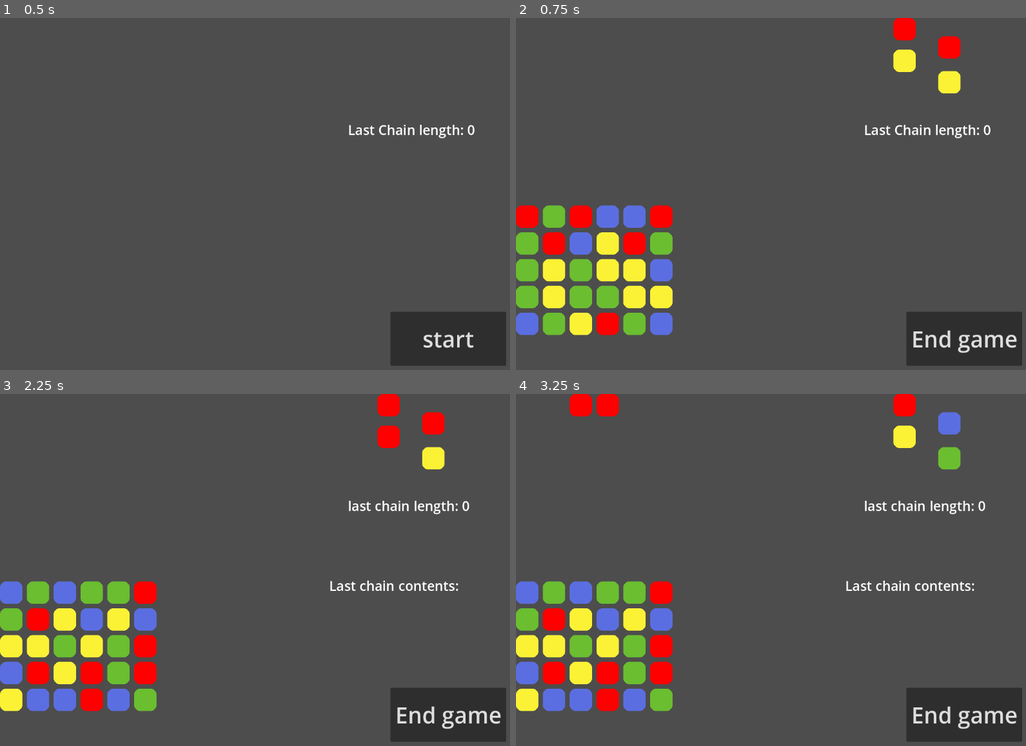
Above: before the commit, frames 1-4 (two rows, left to right).
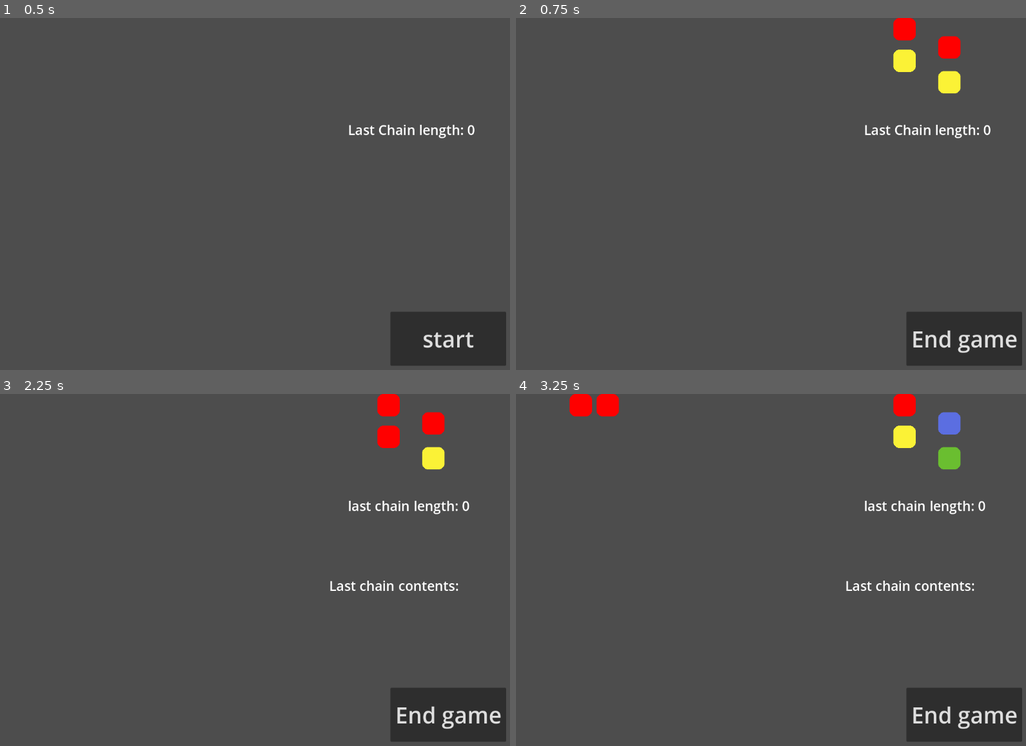
Above: after the commit, the same moments.

Repository: MarGamaDev/PuyoPuyoLike
Game: Godot game, scene res://Scenes/game_manager.tscn
Same seed, same stepped clock (60 frames per second), same inputs: the game is played once before the commit and once after it. This scene is started directly instead of the project's main scene.
Inputs:
- Up to frame 1 (0.5 s): no input
- Up to frame 2 (0.75 s): click "start" at 0.5 s
- Up to frame 3 (2.25 s): click "End game" at 1.25 s; click "start" at 2 s
- Up to frame 4 (3.25 s): tap Enter at 2.75 s; hold D (puyo_right) from 2.78 s (still down); tap 1 (TESTING_player_spawn) at 2.85 s

Frame 1 is identical in both runs. In frame 2, 8.0% of the frame differs, in the area x 0-31%, y 53-91%; in frame 3, 8.0%; in frame 4, 8.0%.
Error before the commit: Trying to assign value of type 'Nil' to a variable of type 'Array'. (res://scripts/grid_manager.gd:345)
Error after the commit: Trying to assign value of type 'Nil' to a variable of type 'Array'. (res://scripts/grid_manager.gd:349)

Commit message:
added a function to spawn junk at specific positions (not replacing puyos) and a random junk spawner

Diff:
--- a/scripts/grid_manager.gd
+++ b/scripts/grid_manager.gd
@@ -50,12 +50,12 @@
 
 ##used for testing and debugging
 var player_test_create_flag = false
-@export var test_fill_height = 5
+@export var test_fill_height = 0
 
 func _ready():
 	initialize_grid()
 
-	event_queue.append(PuyoQueueEvent.create(PuyoQueueEvent.EVENT_TYPE.JUNKROW, 1))
+	#event_queue.append(PuyoQueueEvent.create(PuyoQueueEvent.EVENT_TYPE.JUNKRANDOM, 3))
 	#start_game()
 
 func start_game():
@@ -197,6 +197,10 @@
 		else:
 			if next_event.event_type == PuyoQueueEvent.EVENT_TYPE.JUNKROW:
 				create_junk_row(next_event.junk_number)
+			elif next_event.event_type == PuyoQueueEvent.EVENT_TYPE.JUNKSPECIFIC:
+				create_top_junk_specific(next_event.junk_positions)
+			elif next_event.event_type == PuyoQueueEvent.EVENT_TYPE.JUNKRANDOM:
+				create_junk_random(next_event.junk_number)
 			grid_state_check()
 
 #move a puyo from one node to another. overwrites node_to's puyo. used only for resting puyos
@@ -504,7 +508,7 @@
 	return false
 
 #used for specific junk patterns that fall from the top
-func create_top_junk_specific(junk_positions : Array[Vector2]):
+func create_top_junk_specific(junk_positions : Array[Vector2i]):
 	#junk positions will be from left to right top to bottom
 	for i in junk_positions:
 		var junk_puyo : Puyo = puyo_scene.instantiate()
@@ -524,4 +528,31 @@
 					node_to_fill.add_child(junk_puyo)
 					node_to_fill.set_puyo(junk_puyo)
 					node_to_fill.set_type(Puyo.PUYO_TYPE.JUNK)
-	pass
+
+func create_junk_random(junk_num: int):
+	var junk_positions : Array[Vector2i] = []
+	var junk_amount = 0
+	#need to make sure there's enough spaces to spawn the junk
+	for grid_i in range(0, grid_width):
+		for grid_j in range(0, grid_height):
+			if !(grid[grid_i][grid_j].is_holding_puyo):
+				junk_amount += 1
+	#if theres more spaces left than the number, spawn that many, otherwise fill the spaces
+	if junk_amount > junk_num:
+		junk_amount = junk_num
+	for i in range (0, junk_amount):
+		var new_position = Vector2i(randi_range(0, grid_width - 1), 0)
+		var spawn_check = true
+		while spawn_check:
+			#if !(grid[new_position.x][new_position.y].is_holding_puyo):
+				##if the randomly selected space holds a puyo already
+				##reset height, since it can't go lower in that column, and try a different column
+				#new_position = Vector2i(randi_range(0, grid_width), 0)
+			if junk_positions.has(new_position):
+				#if the position is already in the array of junks to create
+				new_position.y += 1 #try to go below it
+			else: #if this position is free in both the array and the grid
+				junk_positions.append(new_position)
+				spawn_check = false
+	#call the specific method to spawn these junks
+	create_top_junk_specific(junk_positions)
